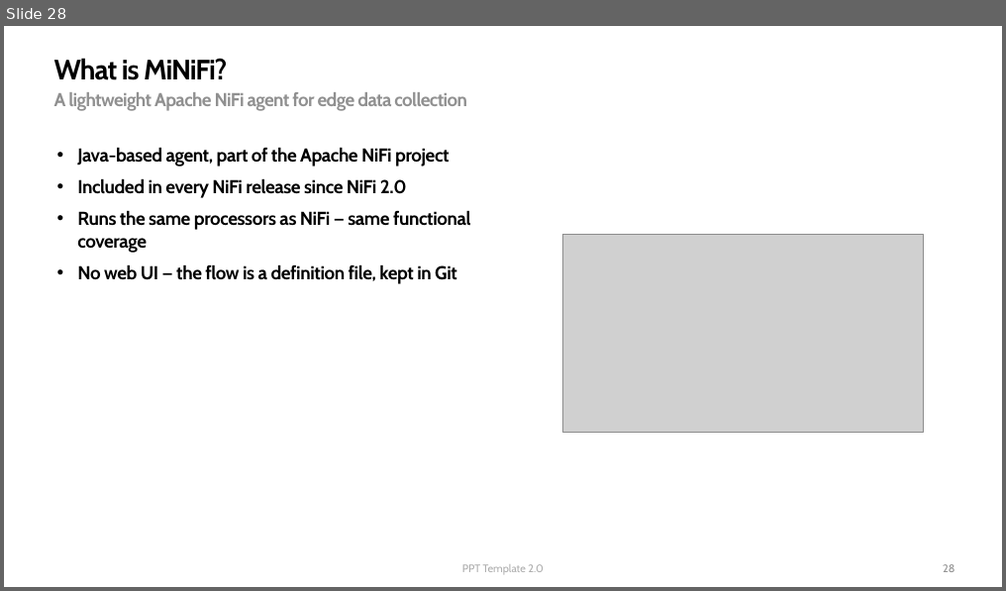
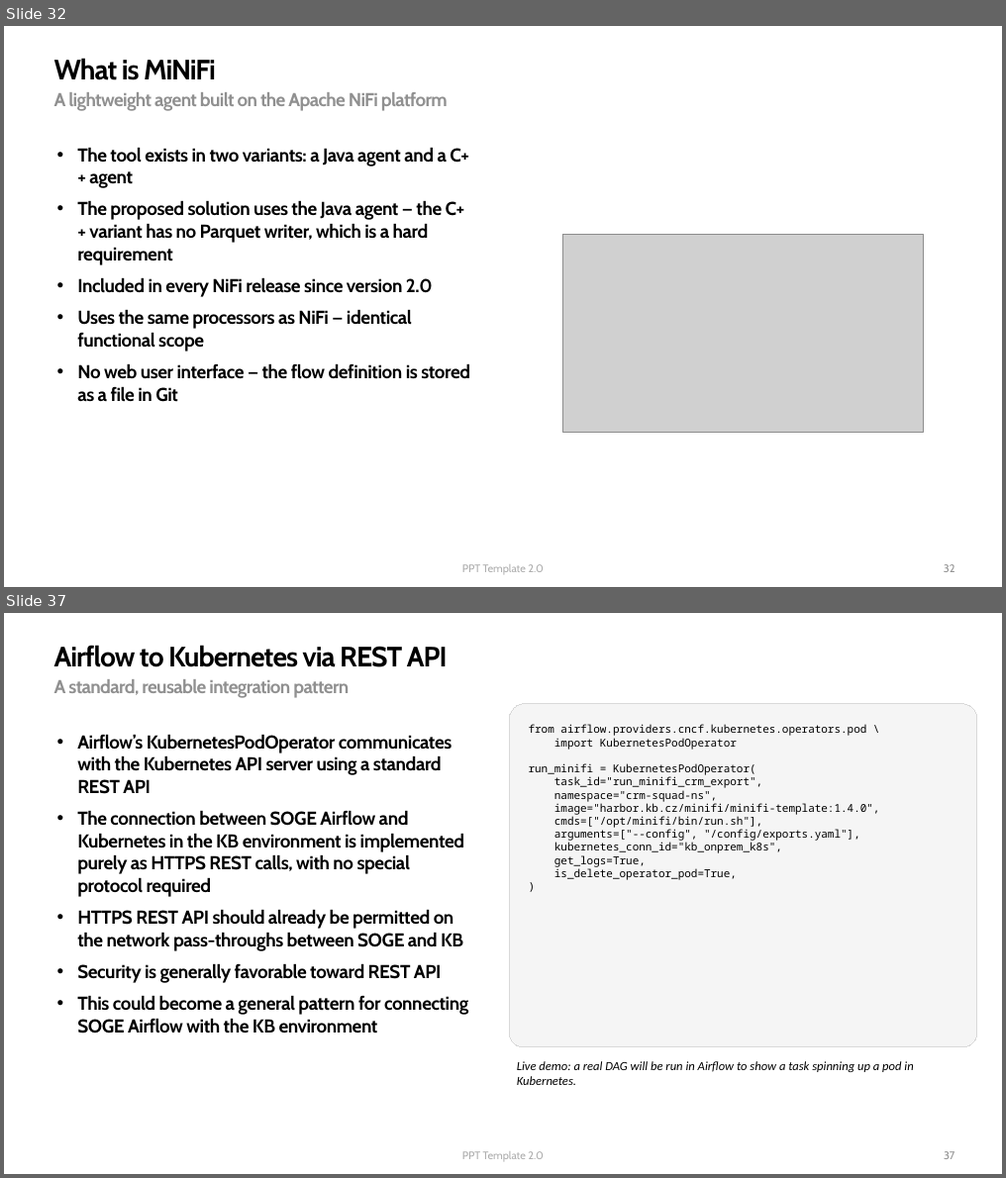
Before and after one commit to captjerzi-pixel/kb_jer, a slide deck: MiNiFi_pilot.pptx. Shown one above the other, each under a label of ours: slide 28 before the commit, slides 32 and 37 after it; the slides between them are not shown. The pictures are 1006x591 and 1006x1178 pixels, drawn with LibreOffice and Linux fonts; fonts in the diff are those of the drawing; grey boxes stand for pictures; background and template pictures are left out. Boxes give left, top, right and bottom in pixels: in the first picture for what was removed or moved away, otherwise in the second. Text is boxed around its words. In the diff, an @@ line names an element or a change of style, - is before the commit and + after.

```diff
--- a/MiNiFi_pilot.pptx
+++ b/MiNiFi_pilot.pptx
@@ slide 37 added at (4, 613, 1002, 1174), background picture (left out) @@
@@ text added at (54, 645, 448, 667), 27 pt, text #000000, bold @@
+Airflow to Kubernetes via REST API
@@ text added at (54, 679, 349, 698), 18 pt, text #909090, bold @@
+A standard, reusable integration pattern
@@ rounded rectangle added at (509, 703, 977, 1048), fill #F5F5F5, outline #D9D9D9 0.75 pt, 10.5 pt, text #000000 @@
+from airflow.providers.cncf.kubernetes.operators.pod \
+import KubernetesPodOperator
+run_minifi = KubernetesPodOperator(
+task_id="run_minifi_crm_export",
+namespace="crm-squad-ns",
+image="harbor.kb.cz/minifi/minifi-template:1.4.0",
+cmds=["/opt/minifi/bin/run.sh"],
+arguments=["--config", "/config/exports.yaml"],
+kubernetes_conn_id="kb_onprem_k8s",
+get_logs=True,
+is_delete_operator_pod=True,
+)
@@ text added at (77, 734, 468, 1034), 18 pt, text #000000, bold @@
+        • Airflow’s KubernetesPodOperator communicates with the Kubernetes API server using a standard REST API
+        • The connection between SOGE Airflow and Kubernetes in the KB environment is implemented purely as HTTPS REST calls, with no special protocol required
+        • HTTPS REST API should already be permitted on the network pass-throughs between SOGE and KB
+        • Security is generally favorable toward REST API
+        • This could become a general pattern for connecting SOGE Airflow with the KB environment
@@ text added at (517, 1061, 913, 1085), 12 pt, text #000000, italic @@
+Live demo: a real DAG will be run in Airflow to show a task spinning up a pod in Kubernetes.
@@ text added at (462, 1152, 544, 1161), 10.5 pt, text #ADADAD @@
+PPT Template 2.0
@@ page number added at (944, 1152, 955, 1159), 10.5 pt, text #909090 @@
+37
@@ what was slide 28 is now slide 32 @@
@@ slide 32 changed as well @@
@@ text at (54, 58, 216, 80): text changed @@
-What is MiNiFi?
+What is MiNiFi
@@ text at (54, 92, 448, 111): text changed @@
-A lightweight Apache NiFi agent for edge data collection
+A lightweight agent built on the Apache NiFi platform
@@ text at (77, 147, 470, 402): text changed @@
-        • Java-based agent, part of the Apache NiFi project
-        • Included in every NiFi release since NiFi 2.0
-        • Runs the same processors as NiFi — same functional coverage
-        • No web UI — the flow is a definition file, kept in Git
+        • The tool exists in two variants: a Java agent and a C++ agent
+        • The proposed solution uses the Java agent — the C++ variant has no Parquet writer, which is a hard requirement
+        • Included in every NiFi release since version 2.0
+        • Uses the same processors as NiFi — identical functional scope
+        • No web user interface — the flow definition is stored as a file in Git
@@ page number at (944, 565, 955, 572): text changed @@
-28
+32
```
Also in this commit, not shown: 1 other slide changed, 9 other slides added.
